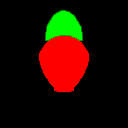
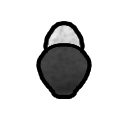
The second 128x128 image is a revision of the first. Changes to its layers:
renamed "Layer 4" to "Layer 1 copy", hid it, blend normal → multiply, moved it above "Layer 4", painted on it over [left=0, top=0, right=128, bottom=128]
removed group "Group 1" (4 layers) over [left=35, top=3, right=93, bottom=97]
renamed "Layer 7" to "Layer 4", hid it, painted on it over [left=0, top=0, right=128, bottom=128]
removed layer "Layer 6" over [left=38, top=35, right=90, bottom=93]
moved "Layer 3" out of group "Group 1", painted on it over [left=35, top=3, right=93, bottom=97]
"Layer 1": opacity 100% → 70%, blend normal → multiply, moved it out of group "Group 1", painted on it over [left=0, top=0, right=128, bottom=128]
"Layer 5": blend normal → multiply, painted on it over [left=0, top=0, right=128, bottom=128]
"Layer 2": opacity 41% → 100%, moved it out of group "Group 1", painted on it over [left=40, top=11, right=88, bottom=95]
removed layer "Layer 0" (was 65%) from group "Group 1" over [left=38, top=5, right=89, bottom=95]
